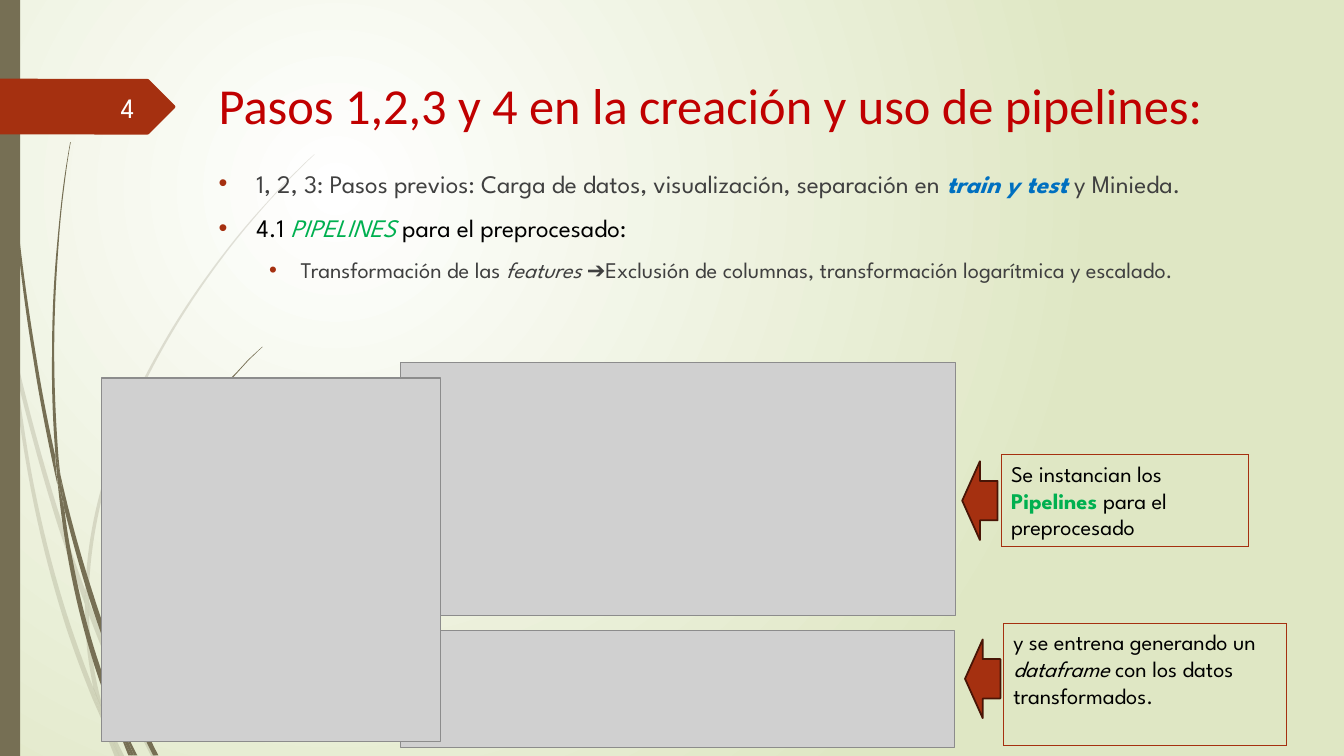
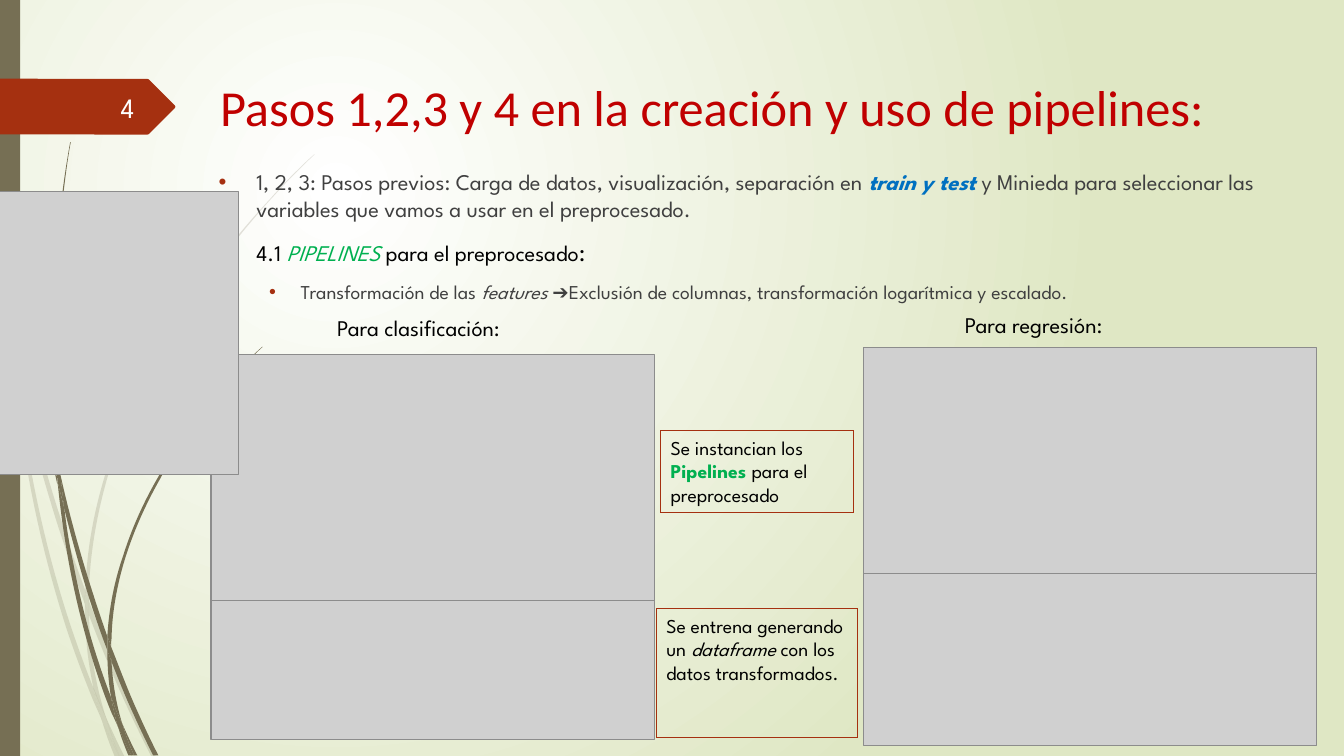
Before and after one commit to somm14/Pipelines_practica, a slide deck: slide 4 of Presentación_PIPELINES.pptx. Drawn at 1344x756 pixels with LibreOffice and Linux fonts; fonts in the diff are those of the drawing; grey boxes stand for pictures. Boxes give left, top, right and bottom in pixels: in the first picture for what was removed or moved away, otherwise in the second. Text is boxed around its words. In the diff, an @@ line names an element or a change of style, - is before the commit and + after.

```diff
--- a/Presentación_PIPELINES.pptx
+++ b/Presentación_PIPELINES.pptx
@@ text at <box>256,174,1253,222</box>: text changed; size 18 to 16 pt @@
-• 1, 2, 3: Pasos previos: Carga de datos, visualización, separación en train y test y Minieda.
+• 1, 2, 3: Pasos previos: Carga de datos, visualización, separación en train y test y Minieda para seleccionar las variables que vamos a usar en el preprocesado.
@@ picture: place and size @@
-picture at <box>102,378,441,742</box>
+picture at <box>0,192,238,474</box>
@@ text at <box>256,245,1067,303</box>: size 18 to 16 pt in "4.1 PIPELINES para el preprocesado:"; size 16 to 14 pt in "Transformación de las features ➔Exclusión de columnas, ..." @@
@@ freeform shape removed at <box>0,284,11,353</box> @@
@@ text added at <box>337,320,499,337</box>, 16 pt, text #000000 @@
+Para clasificación:
@@ text added at <box>965,318,1102,338</box>, 16 pt, text #000000 @@
+Para regresión:
@@ picture: place and size @@
-picture at <box>401,363,956,616</box>
+picture at <box>211,355,654,608</box>
@@ picture added at <box>863,348,1317,601</box> @@
@@ rectangle "Se instancian los Pipelines para ...": place and size @@
-rectangle "Se instancian los Pipelines para ..." at <box>1001,455,1248,546</box>
+rectangle "Se instancian los Pipelines para ..." at <box>660,431,854,512</box>
@@ rectangle "Se instancian los Pipelines para ..." at <box>660,431,854,512</box>: size 16 to 14 pt @@
@@ down arrow removed at <box>962,461,998,540</box> @@
@@ picture added at <box>863,574,1317,746</box> @@
@@ picture: place and size @@
-picture at <box>400,631,955,748</box>
+picture at <box>211,601,654,740</box>
@@ rectangle "Se entrena generando un dataframe ...": place and size @@
-rectangle "Se entrena generando un dataframe ..." at <box>1003,623,1287,745</box>
+rectangle "Se entrena generando un dataframe ..." at <box>656,609,858,738</box>
@@ text in rectangle at <box>666,619,843,681</box>: text changed; size 16 to 14 pt @@
-y se entrena generando un dataframe con los datos transformados.
+Se entrena generando un dataframe con los datos transformados.
@@ freeform shape added at <box>107,650,122,725</box>, fill #766F54 @@
@@ freeform shape added at <box>107,636,111,661</box>, fill #766F54 @@
@@ down arrow removed at <box>965,640,1001,718</box> @@
```
Also in this commit, not shown: 6 other slides changed.
